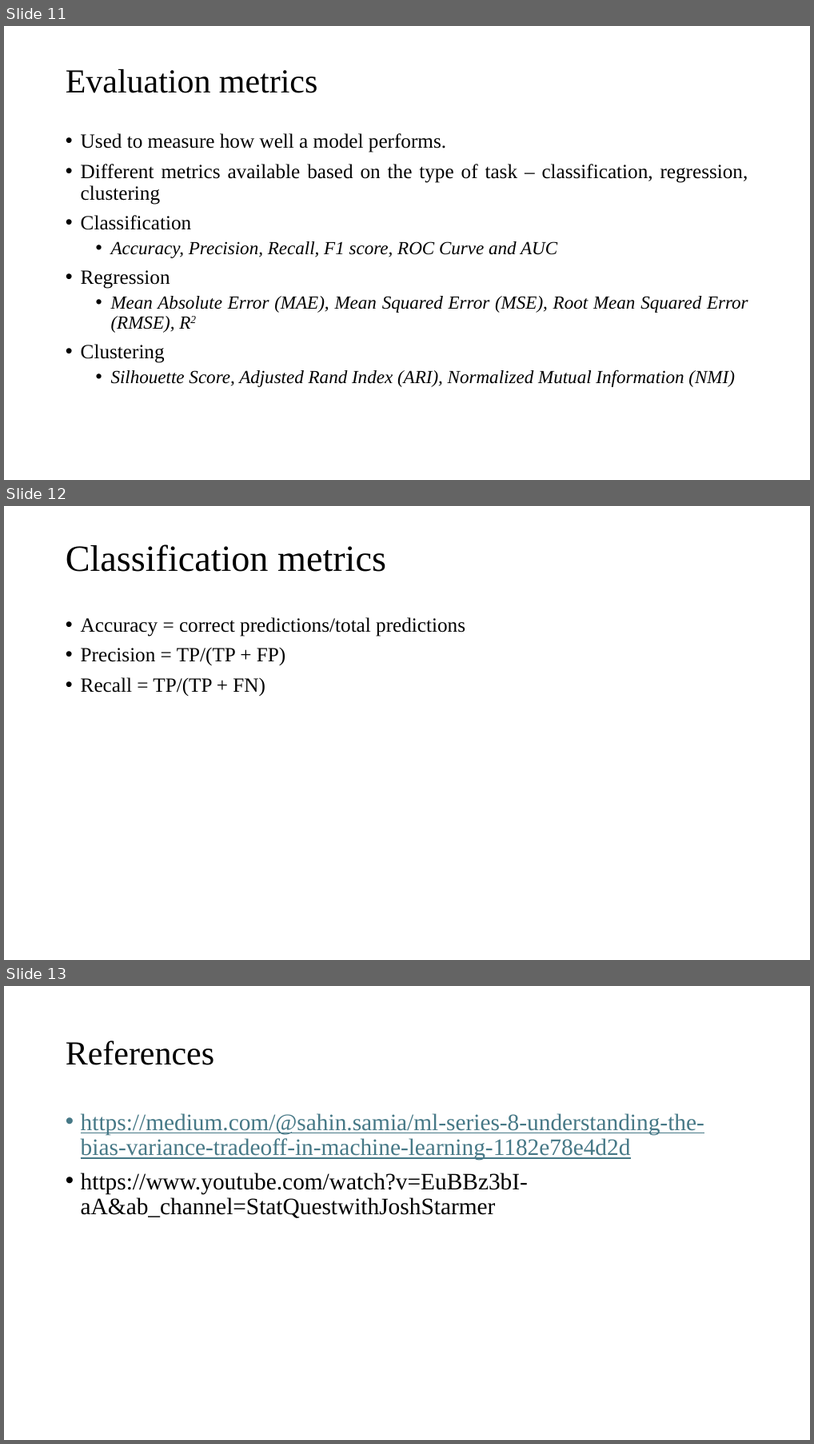
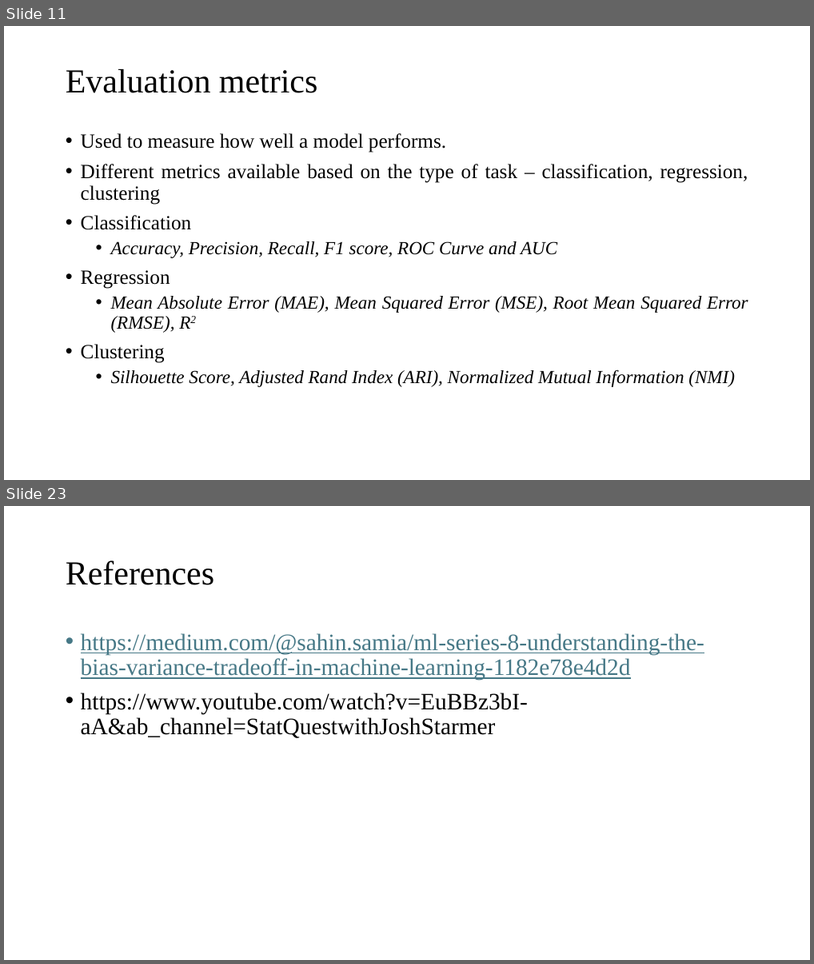
Before and after one commit to gurungdipen/ML_2025, a slide deck: Module 1/Performance evaluation.pptx. Shown one above the other, each under a label of ours: slides 11, 12 and 13 before the commit, slides 11 and 23 after it; the slides between them are not shown. The pictures are 814x1444 and 814x964 pixels, drawn with LibreOffice and Linux fonts; fonts in the diff are those of the drawing. Boxes give left, top, right and bottom in pixels: in the first picture for what was removed or moved away, otherwise in the second. Text is boxed around its words. In the diff, an @@ line names an element or a change of style, - is before the commit and + after.

```diff
--- a/Module 1/Performance evaluation.pptx
+++ b/Module 1/Performance evaluation.pptx
@@ slide 12 removed at box(4, 506, 810, 960), background #FFFFFF @@
@@ title removed at box(66, 544, 386, 572) @@
-Classification metrics
@@ text removed at box(81, 617, 466, 696) @@
-• Accuracy = correct predictions/total predictions
-• Precision = TP/(TP + FP)
-• Recall = TP/(TP + FN)
@@ what was slide 13 is now slide 23 @@
```
Also in this commit, not shown: 11 slides added.
